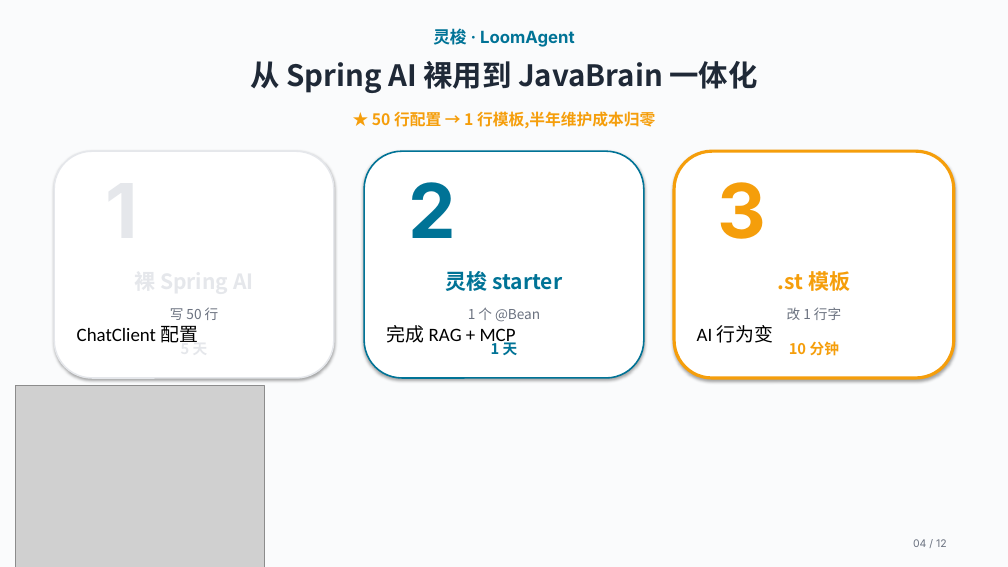
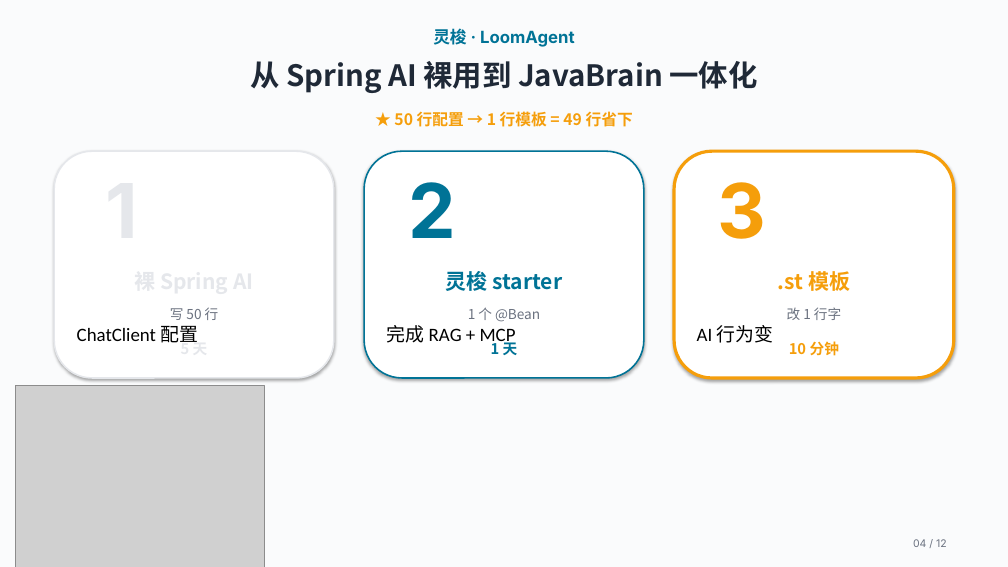
Before and after one commit to wb04307201/java-brain, a slide deck: slide 4 of docs/ppt/javabrain.pptx. Drawn at 1008x567 pixels with LibreOffice and Linux fonts; fonts in the diff are those of the drawing; grey boxes stand for pictures. Boxes give left, top, right and bottom in pixels: in the first picture for what was removed or moved away, otherwise in the second. Text is boxed around its words. In the diff, an @@ line names an element or a change of style, - is before the commit and + after.

Commit message:
feat(ppt): 删所有动画 + P4-a 金句改数字型 + P8 柱状图放大 + 3 张新插图
- 删除所有 add_anim 调用(93 → 0),用户手动添加
- P4-a 副标杀手锏:50行 → 1行模板,半年维护归零 → 50行 → 1行 = 49行省下(数字可验证)
- P8 实战对比:柱状图 3.5" → 6.1" 放大,柱 0.9" → 1.3",数字 11pt → 18pt,加副标对齐 P2(≈3月/10天/≈3分),删除底部金句让数据说话
- P3 依赖关系图 PIL 重画:3D 球 + 等距网格 + 径向辉光 + 贝塞尔曲线粒子连线
- P4-a 配图 PIL 重画:4 阶段 v1.0→v2.0 演进时间轴(灰→蓝→紫→金渐变轴线)
- P5-a 配图 PIL 重画:中心 SQL 工坊 + 4 业务系统(财务/CRM/ERP/OA)环绕
- 7 个测试文件期望 0 动画 + 验证新文案/布局

```diff
--- a/docs/ppt/javabrain.pptx
+++ b/docs/ppt/javabrain.pptx
@@ text at [394, 111, 633, 127]: text changed @@
-★ 50 行配置 → 1 行模板,半年维护成本归零
+★ 50 行配置 → 1 行模板 = 49 行省下
```
Also in this commit, not shown: 5 other slides changed, 12 other files.
